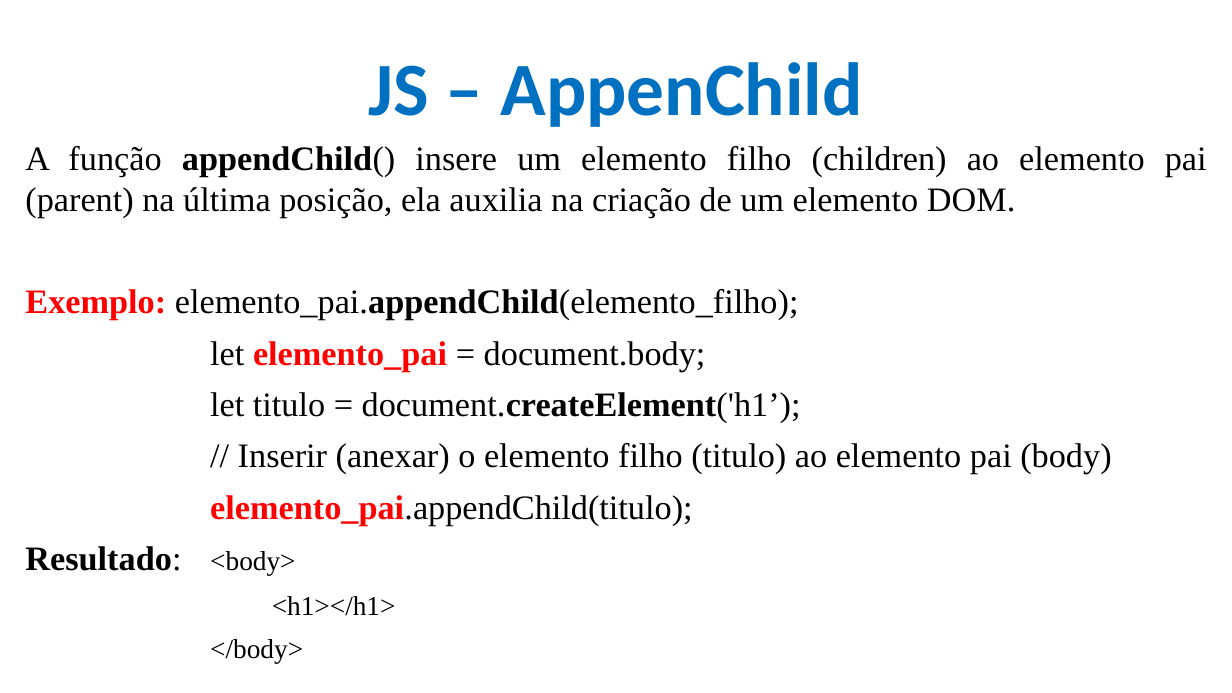
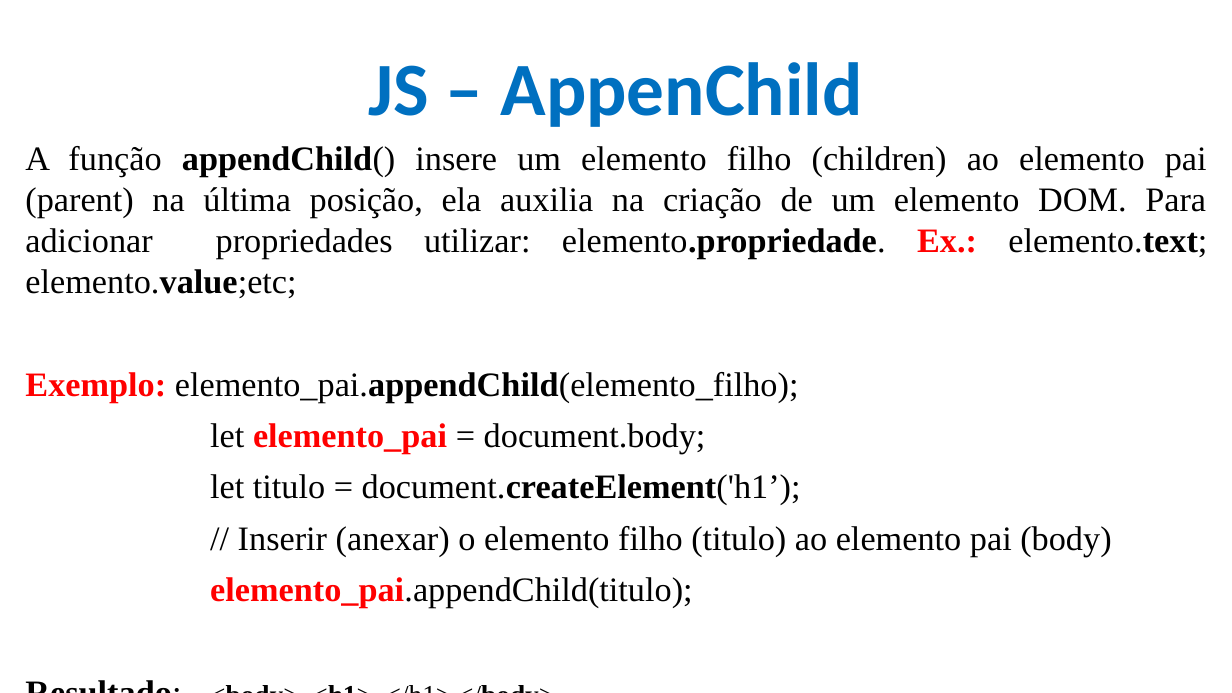
Before and after one commit to CloudEducationBrazil/WydenDesenvolvimentoWebPHP, a slide deck: slide 67 of 01 Classes/Aula 09 Desenvolvimento Web PHP - JS.pptx. Drawn at 1232x693 pixels with LibreOffice and Linux fonts; fonts in the diff are those of the drawing; background and template pictures are left out. Boxes give left, top, right and bottom in pixels: in the first picture for what was removed or moved away, otherwise in the second. Text is boxed around its words. In the diff, an @@ line names an element or a change of style, - is before the commit and + after.

Commit message:
Atu ppt

```diff
--- a/01 Classes/Aula 09 Desenvolvimento Web PHP - JS.pptx
+++ b/01 Classes/Aula 09 Desenvolvimento Web PHP - JS.pptx
@@ text at [25,146,1207,298]: text changed @@
-A função appendChild() insere um elemento filho (children) ao elemento pai (parent) na última posição, ela auxilia na criação de um elemento DOM.
+A função appendChild() insere um elemento filho (children) ao elemento pai (parent) na última posição, ela auxilia na criação de um elemento DOM. Para adicionar propriedades utilizar: elemento.propriedade. Ex.: elemento.text; elemento.value;etc;
@@ text at [25,546,396,663]: text changed; bold on @@
-Resultado: <body>
-<h1></h1>
-</body>
+Resultado: <body> <h1> </h1> </body>
```
